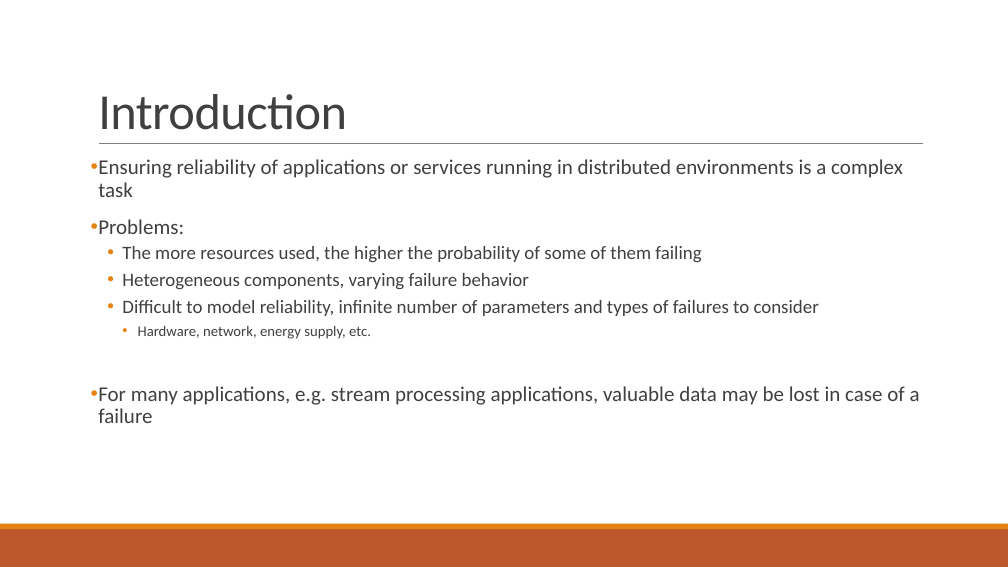
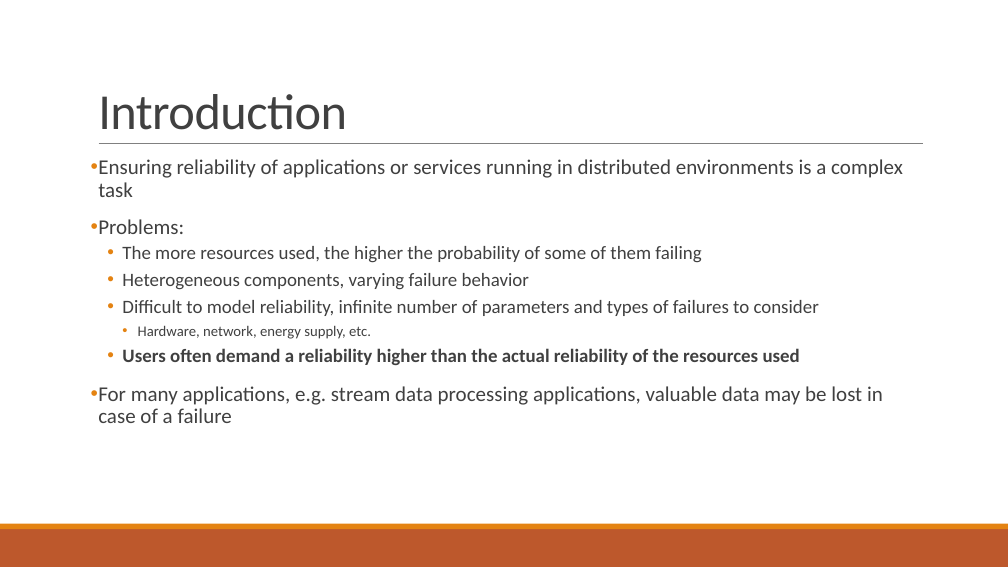
Before and after one commit to PStahl/master_thesis, a slide deck: slide 3 of presentation/presentation2.pptx. Drawn at 1008x567 pixels with LibreOffice and Linux fonts; fonts in the diff are those of the drawing. Boxes give left, top, right and bottom in pixels: in the first picture for what was removed or moved away, otherwise in the second. Text is boxed around its words. In the diff, an @@ line names an element or a change of style, - is before the commit and + after.

Commit message:
update presentation

```diff
--- a/presentation/presentation2.pptx
+++ b/presentation/presentation2.pptx
@@ text at [98,348,883,423]: text changed @@
-• For many applications, e.g. stream processing applications, valuable data may be lost in case of a failure
+  • Users often demand a reliability higher than the actual reliability of the resources used
+• For many applications, e.g. stream data processing applications, valuable data may be lost in case of a failure
```
Also in this commit, not shown: 5 other slides changed, 2 slides removed.
